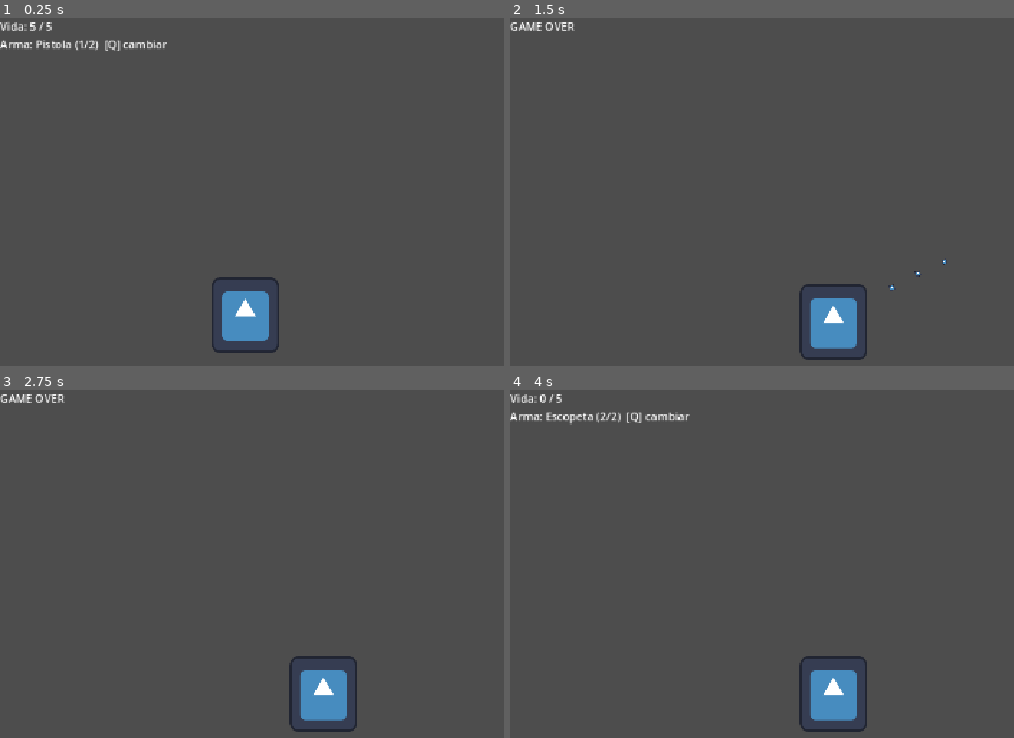
Above: before the commit, frames 1-4 (two rows, left to right).
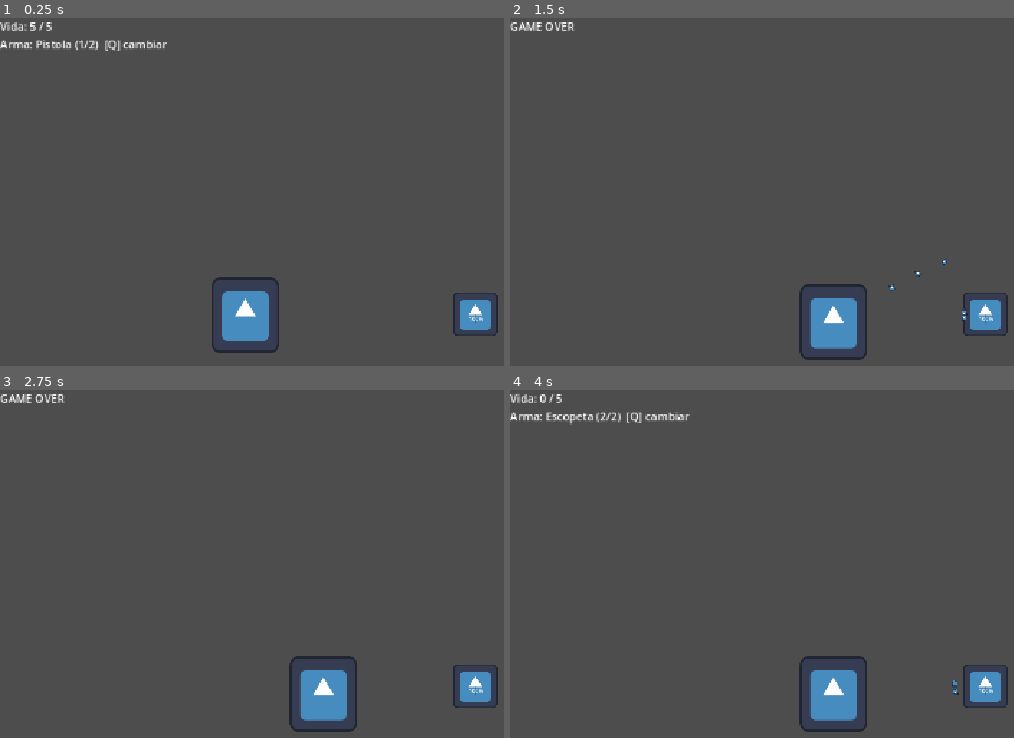
Above: after the commit, the same moments.

Repository: spoloa/Estructuras-De-Datos-2026---II
Game: Godot game, scene res://scenes/Main.tscn
Same seed, same stepped clock (60 frames per second), same inputs: the game is played once before the commit and once after it. The engine's default icon, where the game draws it, is replaced by a stand-in: a white triangle on a blue panel in a dark square.
Inputs (mouse positions are in pixels of both pictures, inside the frame that each line leads up to):
- Up to frame 1 (0.25 s): no input
- Up to frame 2 (1.5 s): tap Enter (ui_accept) at 0.5, 0.77, 0.8, 1.07, 1.35 s; move the mouse to (outside the picture) at 0.52 s; press the mouse at (outside the picture) at 0.53 s; hold D (move_right) 0.53-1.28 s; move the mouse to (751, 265) at 1.27 s; release the mouse at (751, 265) at 1.28 s; hold S (move_down) from 1.28 s (still down)
- Up to frame 3 (2.75 s): tap Enter (ui_accept) at 1.52, 1.82, 2, 2.3 s; click (241, 637) at 1.55 s; move the mouse to (478, 515) at 2.02 s; release S (move_down) at 2.03 s; press the mouse at (478, 515) at 2.03 s; hold D (move_right) from 2.03 s (still down)
- Up to frame 4 (4 s): tap Enter (ui_accept) at 2.75, 3.02, 3.32, 3.5, 3.77, 3.8 s; move the mouse to (867, 706) at 2.77 s; release D (move_right) at 2.78 s; release the mouse at (867, 706) at 2.78 s; hold W (move_up) 2.78-3.53 s; tap Q (switch_weapon) at 2.85 s; click (867, 706) at 3.05 s; move the mouse to (outside the picture) at 3.52 s; press the mouse at (outside the picture) at 3.53 s; hold A (move_left) from 3.53 s (still down)

The runs differ from the first frame. In frame 1, 0.7% of the frame differs, in the area x 89-99%, y 79-92%; in frame 2, 0.7%; in frame 3, 0.7%; in frame 4, 0.7%, in the area x 87-99%, y 79-92%.

Commit message:
Enemigo
Se añadio el enemigo que dispara

Diff:
--- /dev/null
+++ b/resources/weapons/enemy_shotgun.tres
@@ -0,0 +1,13 @@
+[gd_resource type="Resource" script_class="WeaponData" format=3 uid="uid://btx6b0s2qcah6"]
+
+[ext_resource type="Script" uid="uid://bvw8flucf2bag" path="res://scripts/weapons/WeaponData.gd" id="1_a0v0b"]
+
+[resource]
+script = ExtResource("1_a0v0b")
+weapon_name = "Escopeta enemiga"
+fire_rate = 0.5
+bullet_speed = 400.0
+bullet_lifetime = 1.5
+bullets_per_shot = 4
+spread_degrees = 12.0
+metadata/_custom_type_script = "uid://bvw8flucf2bag"
--- a/scenes/Main.tscn
+++ b/scenes/Main.tscn
@@ -2,6 +2,7 @@
 
 [ext_resource type="PackedScene" uid="uid://dbbpoeqhdi12b" path="res://scenes/Player.tscn" id="1_elqb8"]
 [ext_resource type="Script" uid="uid://dre8pd52428du" path="res://scripts/ui/HUD.gd" id="2_rvslj"]
+[ext_resource type="PackedScene" uid="uid://d044kcbmq1tgw" path="res://scenes/enemy.tscn" id="3_0bbpv"]
 
 [node name="Main" type="Node2D" unique_id=1813334530]
 position = Vector2(-2, 0)
@@ -20,3 +21,6 @@
 offset_bottom = 57.0
 script = ExtResource("2_rvslj")
 player = NodePath("../../Player")
+
+[node name="Enemigo" parent="." unique_id=2033281247 instance=ExtResource("3_0bbpv")]
+position = Vector2(807, 301)
--- /dev/null
+++ b/scenes/enemy.tscn
@@ -0,0 +1,52 @@
+[gd_scene format=3 uid="uid://d044kcbmq1tgw"]
+
+[ext_resource type="Script" uid="uid://bvkb0pn72pqhb" path="res://scripts/enemy/enemy.gd" id="1_md0e3"]
+[ext_resource type="Texture2D" uid="uid://crwhojaxh8x5w" path="res://icon.svg" id="2_4ra3w"]
+[ext_resource type="PackedScene" uid="uid://dep7af4k40bxi" path="res://scenes/Bullet.tscn" id="2_5uy6h"]
+[ext_resource type="Resource" uid="uid://btx6b0s2qcah6" path="res://resources/weapons/enemy_shotgun.tres" id="3_5uy6h"]
+
+[sub_resource type="SpriteFrames" id="SpriteFrames_60oq5"]
+animations = [{
+"frames": [{
+"duration": 1.0,
+"texture": ExtResource("2_4ra3w")
+}],
+"loop": 1,
+"name": &"default",
+"speed": 5.0
+}]
+
+[sub_resource type="CircleShape2D" id="CircleShape2D_1bfyb"]
+radius = 87.0919
+
+[sub_resource type="CircleShape2D" id="CircleShape2D_60oq5"]
+radius = 427.00467
+
+[node name="Enemigo" type="CharacterBody2D" unique_id=2033281247]
+collision_mask = 0
+script = ExtResource("1_md0e3")
+max_health = 15
+bullet_scene = ExtResource("2_5uy6h")
+weapon = ExtResource("3_5uy6h")
+
+[node name="AnimatedSprite2D" type="AnimatedSprite2D" parent="." unique_id=1975904051]
+sprite_frames = SubResource("SpriteFrames_60oq5")
+
+[node name="CollisionShape2D" type="CollisionShape2D" parent="." unique_id=1100934700]
+shape = SubResource("CircleShape2D_1bfyb")
+
+[node name="DetectionArea" type="Area2D" parent="." unique_id=1468346477]
+
+[node name="CollisionShape2D" type="CollisionShape2D" parent="DetectionArea" unique_id=1022299666]
+rotation = -6.2831855
+shape = SubResource("CircleShape2D_60oq5")
+
+[node name="RayCast2D" type="RayCast2D" parent="." unique_id=1979696416]
+
+[node name="Muzzle" type="Marker2D" parent="." unique_id=1819516750]
+
+[node name="ShootCooldown" type="Timer" parent="." unique_id=1572222633]
+
+[node name="HealthBar" type="ProgressBar" parent="." unique_id=23965081]
+offset_right = 4.0
+offset_bottom = 27.0
--- /dev/null
+++ b/scripts/enemy/enemy.gd
@@ -0,0 +1,75 @@
+class_name Enemy
+extends CharacterBody2D
+
+signal died
+
+@export var max_health: int = 100
+@export var bullet_scene: PackedScene      # arrastra Bullet.tscn
+@export var weapon: WeaponData             # arrastra el recurso de la escopeta
+@export var aim_delay: float = 0.4         # pausa antes de disparar (aviso al jugador)
+
+var health: int
+var player: Player = null
+var can_shoot := true
+
+@onready var health_bar: ProgressBar = $HealthBar
+@onready var ray: RayCast2D = $RayCast2D
+@onready var muzzle: Marker2D = $Muzzle
+@onready var cooldown: Timer = $ShootCooldown
+
+
+func _ready() -> void:
+	health = max_health
+	health_bar.max_value = max_health
+	health_bar.value = health
+	$DetectionArea.body_entered.connect(_on_body_entered)
+	$DetectionArea.body_exited.connect(_on_body_exited)
+	cooldown.timeout.connect(func(): can_shoot = true)
+	if weapon:
+		cooldown.wait_time = 1.0 / weapon.fire_rate
+
+
+func _on_body_entered(body: Node2D) -> void:
+	if body is Player:
+		player = body
+
+
+func _on_body_exited(body: Node2D) -> void:
+	if body == player:
+		player = null
+
+
+func _physics_process(_delta: float) -> void:
+	if player and can_shoot and _can_see_player():
+		_shoot_at_player()
+
+
+func _can_see_player() -> bool:
+	ray.target_position = ray.to_local(player.global_position)
+	ray.force_raycast_update()
+	return ray.is_colliding() and ray.get_collider() == player
+
+
+func _shoot_at_player() -> void:
+	if weapon == null or bullet_scene == null:
+		push_warning("Enemy: falta asignar Weapon o Bullet Scene")
+		return
+	can_shoot = false
+	var target := player.global_position
+	await get_tree().create_timer(aim_delay).timeout
+	cooldown.start()
+	var base_dir := (target - muzzle.global_position).normalized()
+	for i in weapon.bullets_per_shot:
+		var angle := deg_to_rad(randf_range(-weapon.spread_degrees, weapon.spread_degrees))
+		var bullet: Bullet = bullet_scene.instantiate()
+		get_tree().current_scene.add_child(bullet)
+		bullet.global_position = muzzle.global_position
+		bullet.setup(base_dir.rotated(angle), weapon.bullet_speed, weapon.damage, weapon.bullet_lifetime, self)
+
+
+func take_damage(amount: int) -> void:
+	health -= amount
+	health_bar.value = health
+	if health <= 0:
+		died.emit()
+		queue_free()
--- a/scripts/player/Player.gd
+++ b/scripts/player/Player.gd
@@ -91,4 +91,4 @@
 		var bullet: Bullet = bullet_scene.instantiate()
 		get_tree().current_scene.add_child(bullet)
 		bullet.global_position = global_position
-		bullet.setup(base_dir.rotated(angle), weapon.bullet_speed, weapon.damage, weapon.bullet_lifetime)
+		bullet.setup(base_dir.rotated(angle), weapon.bullet_speed, weapon.damage, weapon.bullet_lifetime, self)
--- a/scripts/weapons/Bullet.gd
+++ b/scripts/weapons/Bullet.gd
@@ -1,21 +1,21 @@
 class_name Bullet
 extends Area2D
-## Proyectil: avanza en línea recta, hace daño al chocar y desaparece.
 
 var direction: Vector2 = Vector2.RIGHT
 var speed: float = 600.0
 var damage: int = 1
+var shooter: Node = null   # quién la disparó
 
 
 func _ready() -> void:
 	body_entered.connect(_on_body_entered)
 
 
-## Configura el proyectil con los datos del arma que lo disparó.
-func setup(dir: Vector2, spd: float, dmg: int, lifetime: float) -> void:
+func setup(dir: Vector2, spd: float, dmg: int, lifetime: float, from: Node = null) -> void:
 	direction = dir
 	speed = spd
 	damage = dmg
+	shooter = from
 	rotation = dir.angle()
 	get_tree().create_timer(lifetime).timeout.connect(queue_free)
 
@@ -25,8 +25,8 @@
 
 
 func _on_body_entered(body: Node) -> void:
-	if body is Player:
-		return  # el proyectil no golpea a quien lo disparó
+	if body == shooter:
+		return  # no golpea a quien la disparó
 	if body.has_method("take_damage"):
 		body.take_damage(damage)
 	queue_free()
Not shown, added: scripts/enemy/enemy.gd.uid
Not shown, added: scripts/icon.svg.import
